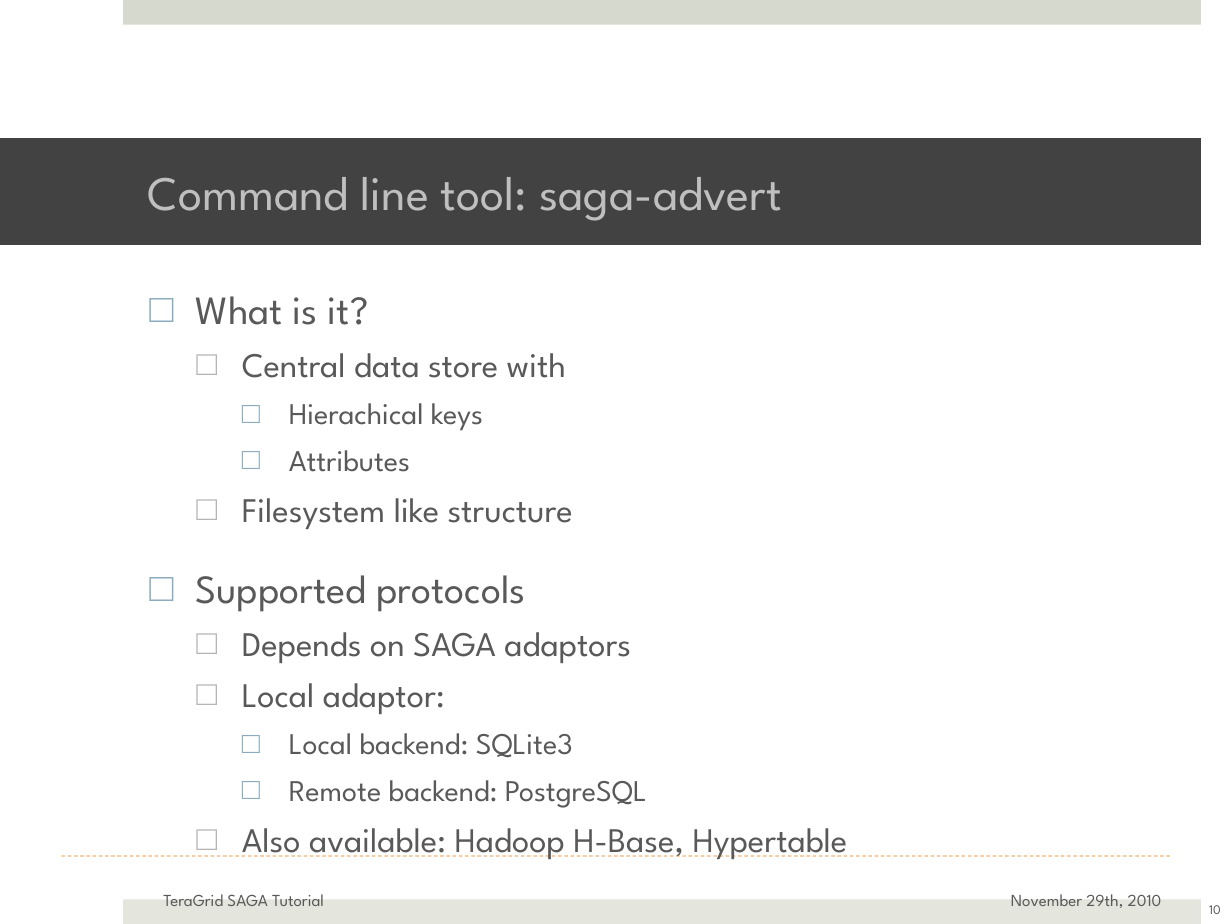
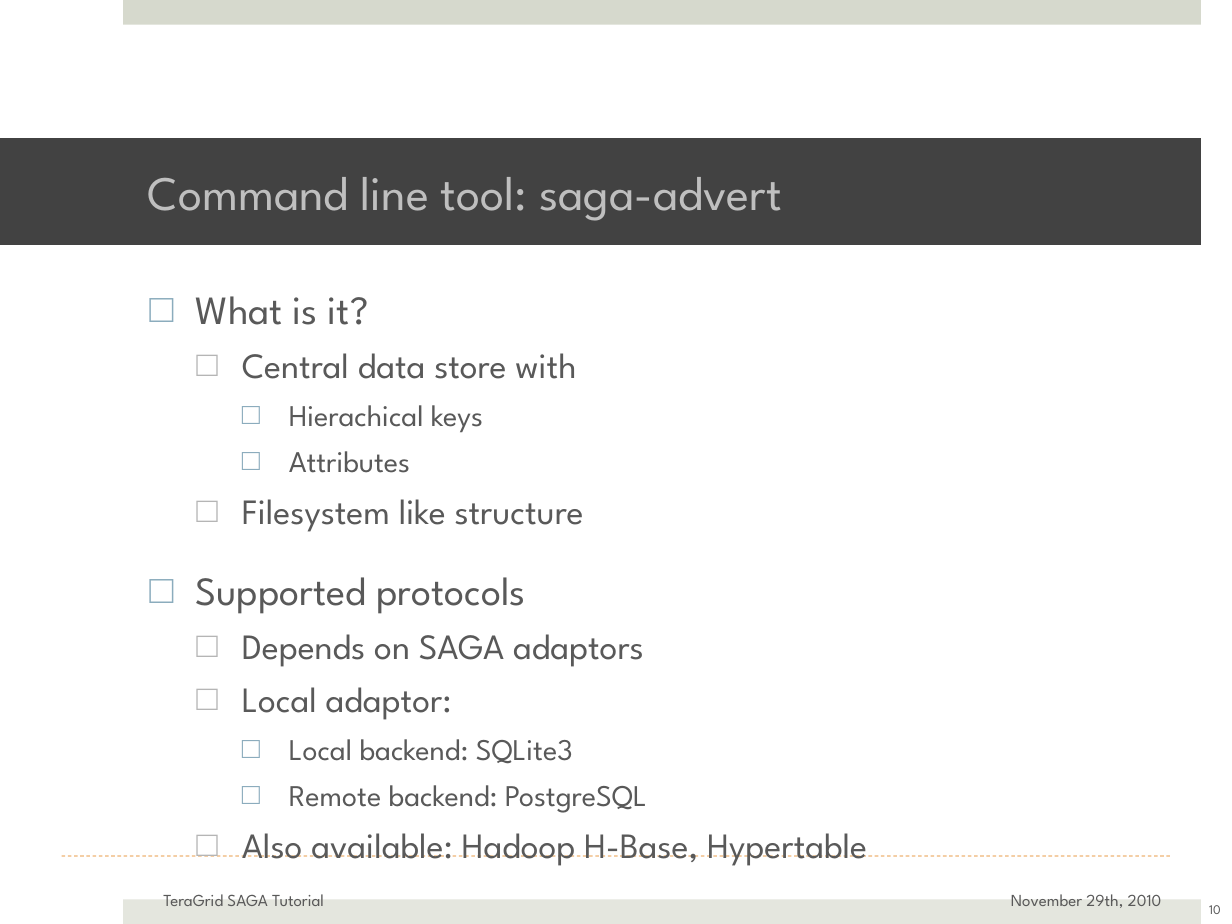
Before and after one commit to saga-project/saga-cpp-legacy-projects, a slide deck: slide 10 of tutorial/general_tutorial/SAGA-API-levels.pptx. Drawn at 1232x924 pixels with LibreOffice and Linux fonts; fonts in the diff are those of the drawing; background and template pictures are left out. Boxes give left, top, right and bottom in pixels: in the first picture for what was removed or moved away, otherwise in the second. Text is boxed around its words. In the diff, an @@ line names an element or a change of style, - is before the commit and + after.

```diff
--- a/tutorial/general_tutorial/SAGA-API-levels.pptx
+++ b/tutorial/general_tutorial/SAGA-API-levels.pptx
@@ text at [242, 353, 867, 866]: size 28.7 to 29.6 pt in "Central data store with", "Filesystem like structure", "Depends on SAGA adaptors", "Local adaptor:" and 1 more places @@
```
Also in this commit, not shown: 6 other slides changed, 1 slide added, 1 other file.
